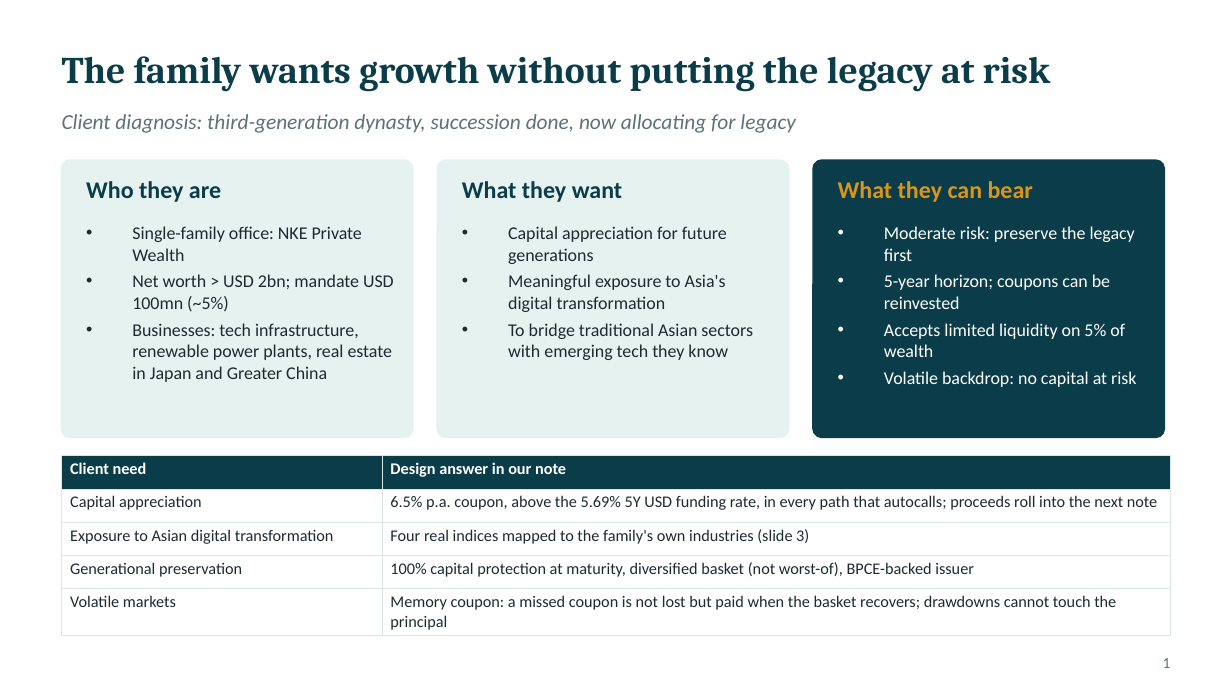
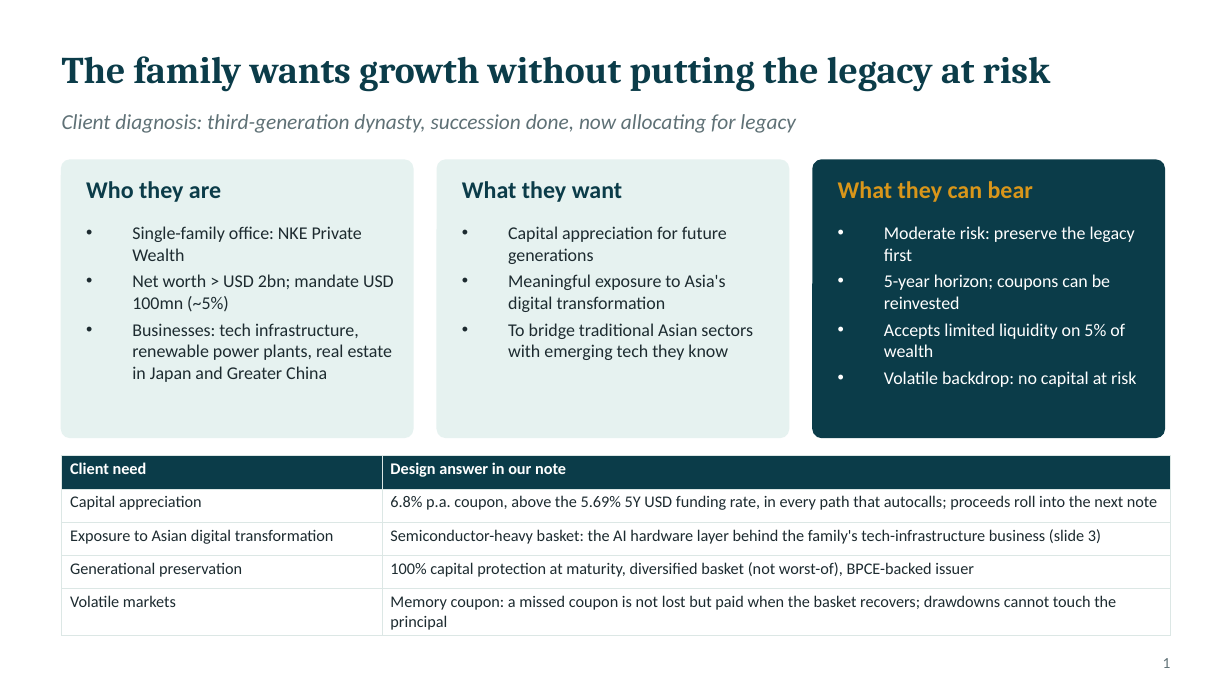
Before and after one commit to benjaminlhl/natixis-case-comp, a slide deck: slide 4 of deck/Asian-Digital-Autocallable-Note.pptx. Drawn at 1232x693 pixels with LibreOffice and Linux fonts; fonts in the diff are those of the drawing. Boxes give left, top, right and bottom in pixels: in the first picture for what was removed or moved away, otherwise in the second. Text is boxed around its words. In the diff, an @@ line names an element or a change of style, - is before the commit and + after.

```diff
--- a/deck/Asian-Digital-Autocallable-Note.pptx
+++ b/deck/Asian-Digital-Autocallable-Note.pptx
@@ table at (x1=62, y1=456, x2=1170, y2=634) @@
-row 2, column 2: 6.5% p.a. coupon, above the 5.69% 5Y USD funding rate, in every path that autocalls; proceeds roll into the next note
+row 2, column 2: 6.8% p.a. coupon, above the 5.69% 5Y USD funding rate, in every path that autocalls; proceeds roll into the next note
-row 3, column 2: Four real indices mapped to the family's own industries (slide 3)
+row 3, column 2: Semiconductor-heavy basket: the AI hardware layer behind the family's tech-infrastructure business (slide 3)
```
Also in this commit, not shown: 13 other slides changed, 5 other files.
